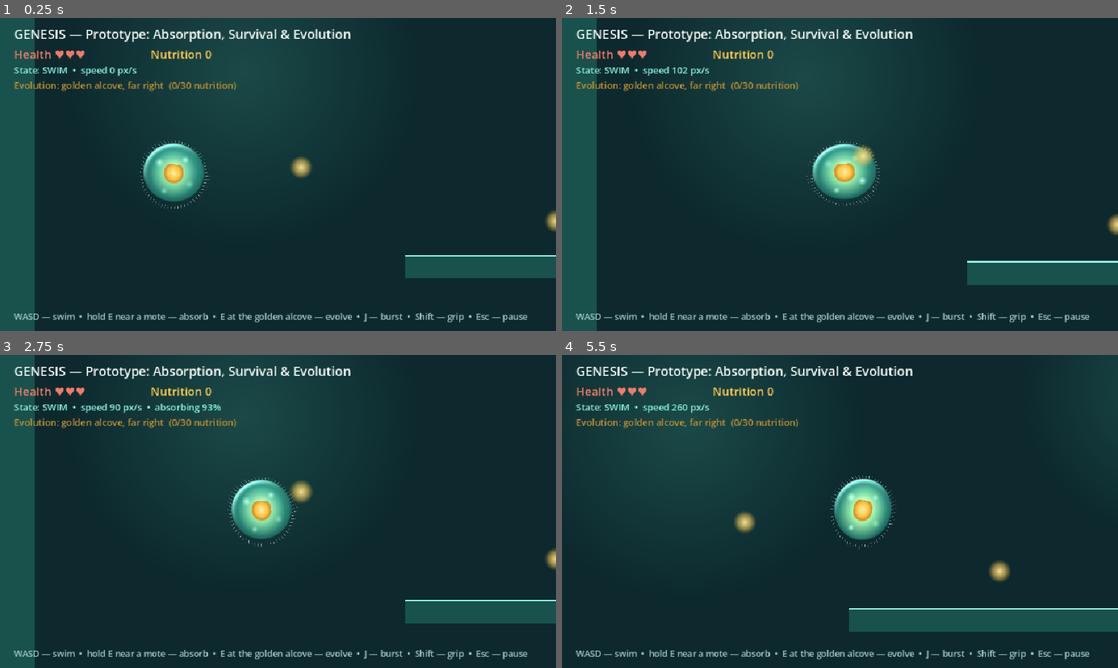
Above: before the commit, frames 1-4 (two rows, left to right).
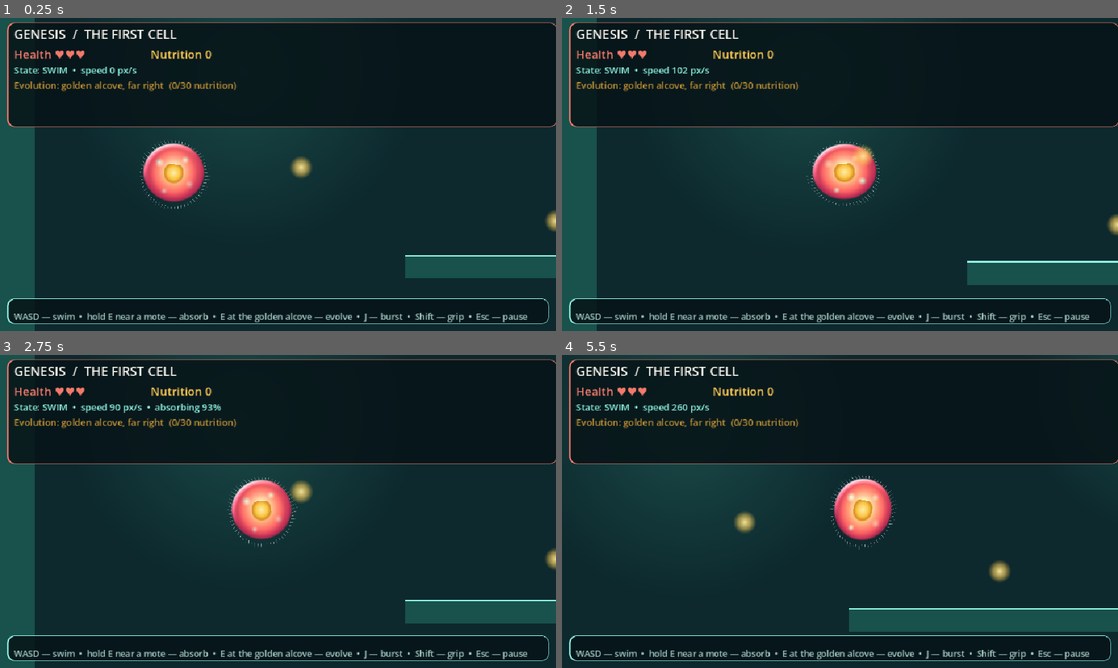
Above: after the commit, the same moments.

Repository: rua-den/gines
Game: Godot game, scene res://scenes/prototype.tscn
Same seed, same stepped clock (60 frames per second), same inputs: the game is played once before the commit and once after it. This scene is started directly instead of the project's main scene.
Inputs (mouse positions are in pixels of both pictures, inside the frame that each line leads up to):
- Up to frame 1 (0.25 s): no input
- Up to frame 2 (1.5 s): move the mouse to (962, 158) at 0.52 s; hold D (move_right) 0.53-1.25 s; tap J (attack) at 0.6 s; click (962, 158) at 0.67 s; tap W (move_up) at 0.77 s; drag from (728, 190) to (812, 237) at 1.27 s
- Up to frame 3 (2.75 s): move the mouse to (333, 442) at 2.02 s; hold A (move_left) from 2.03 s (still down); hold E (interact) from 2.03 s (still down); click (333, 442) at 2.17 s
- Up to frame 4 (5.5 s): release A (move_left) at 2.75 s; release E (interact) at 2.75 s; drag from (812, 574) to (673, 464) at 2.77 s; move the mouse to (1006, 558) at 3.52 s; hold D (move_right) 3.53-4.25 s; tap Shift (grip) at 3.6 s; click (1006, 558) at 3.67 s; tap W (move_up) at 3.77 s; drag from (673, 464) to (756, 433) at 4.27 s; move the mouse to (867, 511) at 5.02 s; hold D (move_right) from 5.03 s (still down); tap J (attack) at 5.1 s; click (867, 511) at 5.17 s

The runs differ from the first frame. In frame 1, 20% of the frame differs, in the area x 1-100%, y 1-98%; in frame 2, 20%; in frame 3, 20%; in frame 4, 20%.

Commit message:
Visual pass: improve protagonist contrast and HUD framing
* Art: increase protagonist contrast against teal environments

* Art: warm up protagonist membrane rim light

* UI: add restrained HUD framing and clearer hierarchy

* Fix HUD panel StyleBox compatibility

Diff:
--- a/game/scripts/player_visual.gd
+++ b/game/scripts/player_visual.gd
@@ -30,10 +30,10 @@
 
 	body = Sprite2D.new()
 	body.texture = _radial_texture(256, [
-		[0.0, Color(0.48, 0.80, 0.72, 1.0)],
-		[0.45, Color(0.25, 0.68, 0.60, 1.0)],
-		[0.80, Color(0.14, 0.47, 0.42, 1.0)],
-		[1.0, Color(0.08, 0.31, 0.28, 1.0)],
+		[0.0, Color(1.00, 0.79, 0.73, 1.0)],
+		[0.45, Color(1.00, 0.45, 0.42, 1.0)],
+		[0.80, Color(0.78, 0.20, 0.34, 1.0)],
+		[1.0, Color(0.38, 0.09, 0.25, 1.0)],
 	], Vector2(0.5, 0.42), Vector2(0.5, 0.98))
 	var rim_mat := ShaderMaterial.new()
 	rim_mat.shader = preload("res://shaders/body_rim.gdshader")
--- a/game/scripts/prototype.gd
+++ b/game/scripts/prototype.gd
@@ -374,12 +374,34 @@
 	return label
 
 
+func _make_hud_panel(rect: Rect2, accent: Color) -> Panel:
+	var panel := Panel.new()
+	panel.position = rect.position
+	panel.size = rect.size
+	panel.mouse_filter = Control.MOUSE_FILTER_IGNORE
+	var style := StyleBoxFlat.new()
+	style.bg_color = Color(0.025, 0.075, 0.09, 0.86)
+	style.border_color = Color(0.34, 0.72, 0.68, 0.42)
+	style.set_border_width_all(1)
+	style.border_width_left = 3
+	style.border_color = accent
+	style.set_corner_radius_all(12)
+	panel.add_theme_stylebox_override("panel", style)
+	return panel
+
+
 func _build_hud() -> void:
 	var ui := CanvasLayer.new()
 	ui.name = "UI"
 	ui.layer = 10
 	add_child(ui)
-	var title := _make_label("GENESIS — Prototype: Absorption, Survival & Evolution", 22, Color(0.95, 0.97, 0.95))
+	# Quiet translucent frames give the prototype HUD a deliberate hierarchy
+	# without covering the play space or changing gameplay coordinates.
+	var viewport_size := get_viewport_rect().size
+	ui.add_child(_make_hud_panel(Rect2(12, 8, 950, 180), CORAL))
+	ui.add_child(_make_hud_panel(
+		Rect2(12, viewport_size.y - 56, viewport_size.x - 24, 44), TEAL_LIGHT))
+	var title := _make_label("GENESIS  /  THE FIRST CELL", 22, Color(0.98, 0.96, 0.93))
 	title.offset_top = 12
 	title.offset_bottom = 44
 	ui.add_child(title)
--- a/game/shaders/body_rim.gdshader
+++ b/game/shaders/body_rim.gdshader
@@ -1,11 +1,11 @@
 shader_type canvas_item;
 
 // Rim-light + soft-edge shader for the stage-2 membrane body.
-// The body texture is a radial teal gradient; this shader carves the
+// The body texture is a warm coral gradient; this shader carves the
 // circular silhouette, adds a bright crescent on the light side
 // (upper-left) and a soft top gloss. No painted outline is baked in.
 
-uniform vec4 rim_color : source_color = vec4(0.78, 0.95, 0.90, 1.0);
+uniform vec4 rim_color : source_color = vec4(1.00, 0.88, 0.82, 1.0);
 uniform float rim_width : hint_range(0.0, 0.5) = 0.22;
 uniform vec2 light_dir = vec2(-0.55, -0.83);
 uniform float gloss_strength : hint_range(0.0, 1.0) = 0.18;
